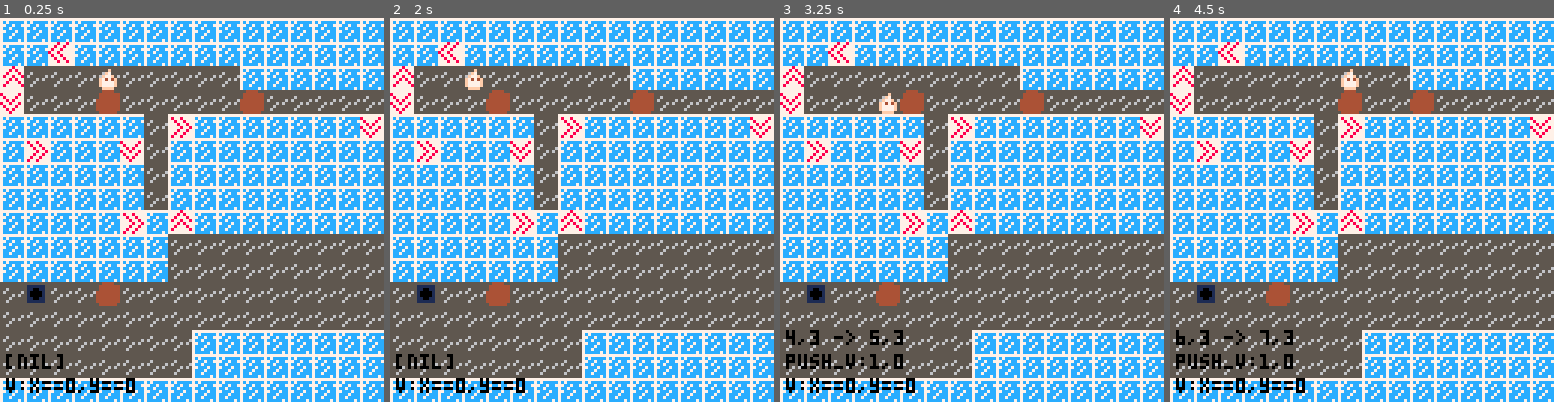
Above: before the commit, frames 1-4 (left to right).
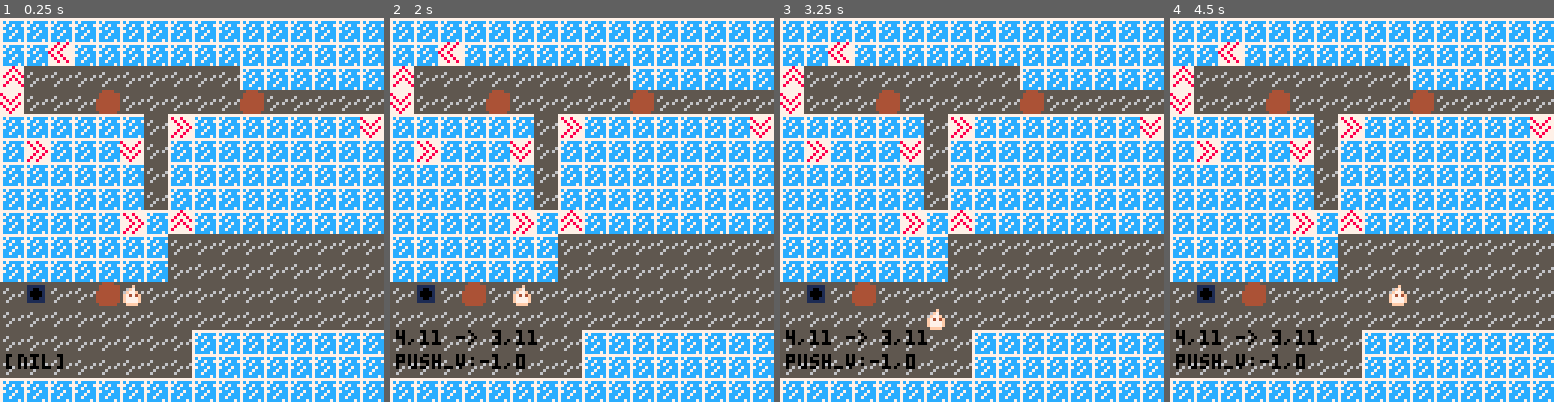
Above: after the commit, the same moments.

Repository: Cybrwire/pico8-tinkering
Game: PICO-8 cartridge ice_cave.p8
The game is run twice, just before and just after one commit, with the same random seed, the same clock (stepped at 60 frames per second) and the same inputs.
Inputs:
- Up to frame 1 (0.25 s): no input
- Up to frame 2 (2 s): hold Left from 1.97 s (still down)
- Up to frame 3 (3.25 s): release Left at 2.37 s; hold Down 2.42-2.82 s; hold Right from 2.87 s (still down)
- Up to frame 4 (4.5 s): release Right at 3.53 s; hold Up 3.58-4.08 s; hold Right from 4.13 s (still down)

The runs differ from the first frame. In frame 1, 0.9% of the frame differs, in the area x 1-37%, y 13-98%; in frame 2, 2.3%; in frame 3, 2.7%; in frame 4, 2.9%, in the area x 1-62%, y 13-98%.

Commit message:
fixed: boulders not being removed by holes bug

Diff:
--- a/ice_cave.p8
+++ b/ice_cave.p8
@@ -16,7 +16,7 @@
 	t_rdir = {[6]={x=1,y=0},[7]={x=0,y=-1},[8]={x=-1,y=0},[9]={x=0,y=1}}
 
 	fall_timer  = 0
-	plr    = {sp=t_plr,st='norm',hp=3,x=4,y=2,last={x=0,y=0},v={x=0,y=0}}
+	plr    = {sp=t_plr,st='norm',hp=3,x=5,y=11,last={x=0,y=0},v={x=0,y=0}}
 	blds        = {}
 	bld_changes = {}
 
@@ -43,19 +43,21 @@
  end
 
  for k,v in pairs(blds) do
- 	spr(v.sp,v.x*8,v.y*8)
+  if v.st == 'norm' or v.st == 'slide' then
+ 	 spr(v.sp,v.x*8,v.y*8)
+ 	end
  end
 
  ---------debug----------
  if hit then
  	--print('hit',24,96,0)
  end
- local key = '4,11'
+ local key = '1,11'
  local sb  = blds[key]
  print(last_change,2,104,0)
  print(pushlog,2,112,0)
  if sb then
- 	print('v:x=='..sb.v.x..','..'y=='..sb.v.y,2,120,0)
+ 	print('bld:x='..sb.x..','..'y='..sb.y,2,120,0)
  end
 end
 -->8
@@ -81,6 +83,7 @@
 	bld.y   = _y
 	bld.sp  = t_bld
 	bld.v   = {x=0,y=0}
+	bld.st  = 'norm'
 
 	local key = (_x) .. "," .. (_y)
 	blds[key] = bld
@@ -90,11 +93,15 @@
 	for i in all(bld_changes) do
 	 last_change = i.old .. " -> " .. i.new
 		local bld   = i.bld
-	 blds[i.old] = nil
-	 blds[i.new] = bld
+		blds[i.old] = nil
+		if bld.st ~= 'gone' then
+	  blds[i.new] = bld
+	 end
 	end
 	bld_changes = {}
 end
+
+
 -->8
 --movement
 function plr_inp()
@@ -130,6 +137,7 @@
 	   local b_mv  = can_move(nbx,nby)
 	   if b_mv and not blds[nbx..','..nby] then
 	    push_bld(nx,ny,_o.v)
+	   _o.v.x,_o.v.y = 0,0
 	   end
 	  elseif _o.st == 'slide' then
 	   _o.v.x,_o.v.y = 0,0
@@ -160,33 +168,35 @@
 
 
 	elseif _o.sp == t_bld then
-		local ckey = cx .. ',' .. cy
-		local nkey = nx .. ',' .. ny
-
-			if blds[nkey] then
-				 hit = true
-				 _o.v.x,_o.v.y = 0,0
-			elseif mv == t_flr then
-				cx,cy = nx,ny
-				_o.st = 'norm'
-				_o.v.x,_o.v.y = 0,0
-	  elseif mv == t_ice then
-	   cx,cy = nx,ny
-	   _o.st = 'slide'
-	  elseif mv == t_hol then
-	   cx,cy = nx,ny
-	  	_o.v.x,_o.v.y = 0,0
-	   fall_in_hole(_o)
-	  elseif t_rdir[mv] then
-	   cx,cy = nx,ny
-	  else
-	   --bump sound
+
+			local ckey = cx .. ',' .. cy
+			local nkey = nx .. ',' .. ny
+
+				if blds[nkey] then
+					 hit = true
+					 _o.v.x,_o.v.y = 0,0
+				elseif mv == t_flr then
+					cx,cy = nx,ny
+					_o.st = 'norm'
+					_o.v.x,_o.v.y = 0,0
+		  elseif mv == t_ice then
+		   cx,cy = nx,ny
+		   _o.st = 'slide'
+		  elseif mv == t_hol then
+		   cx,cy = nx,ny
+		   fall_in_hole(_o,cx,cy)
+		   _o.v.x,_o.v.y = 0,0
+		  elseif t_rdir[mv] then
+		   cx,cy = nx,ny
+		  else
+		   --bump sound
+				end
+
+			if _o.x ~= cx or _o.y ~= cy then
+			 add(bld_changes,{old=ckey, new=nkey, bld=_o})
 			end
-
-		if _o.x ~= cx or _o.y ~= cy then
-		 add(bld_changes,{old=ckey, new=nkey, bld=_o})
-		end
-	end
+		end
+
 	if _o.st ~= 'gone' then
 	 _o.x,_o.y = cx,cy
  end
@@ -209,11 +219,13 @@
 	blds[key].v.y = _v.y
 end
 
-function fall_in_hole(_o)
+function fall_in_hole(_o,_x,_y)
   fall_timer = 30
  	_o.st = 'gone'
 		if _o.sp == t_plr then
 		 plr.x,plr.y = plr.last.x,plr.last.y
+		elseif _o.sp == t_bld then
+			blds[_x..','.._y] = nil
 		end
 end
 
